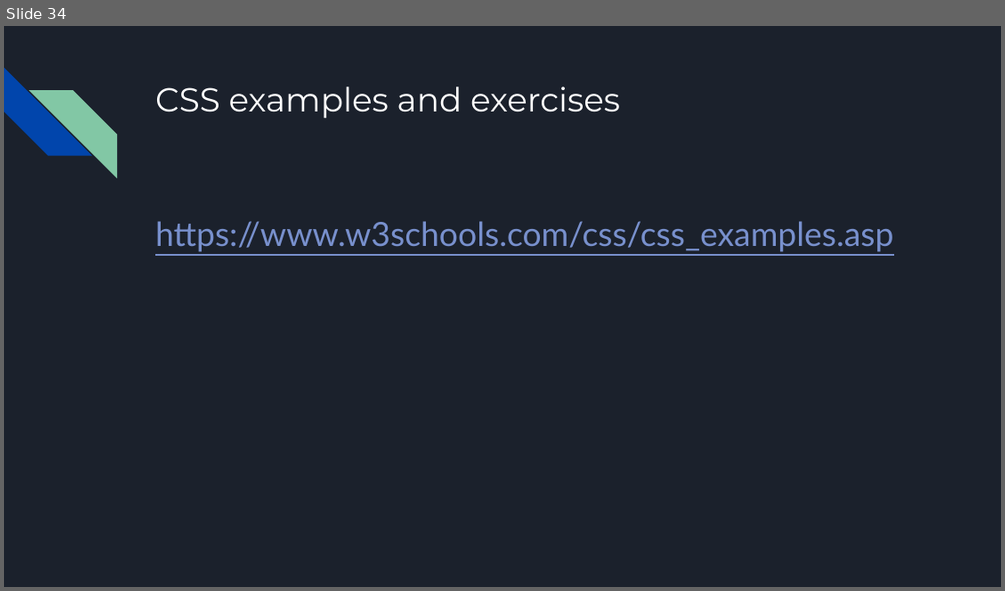
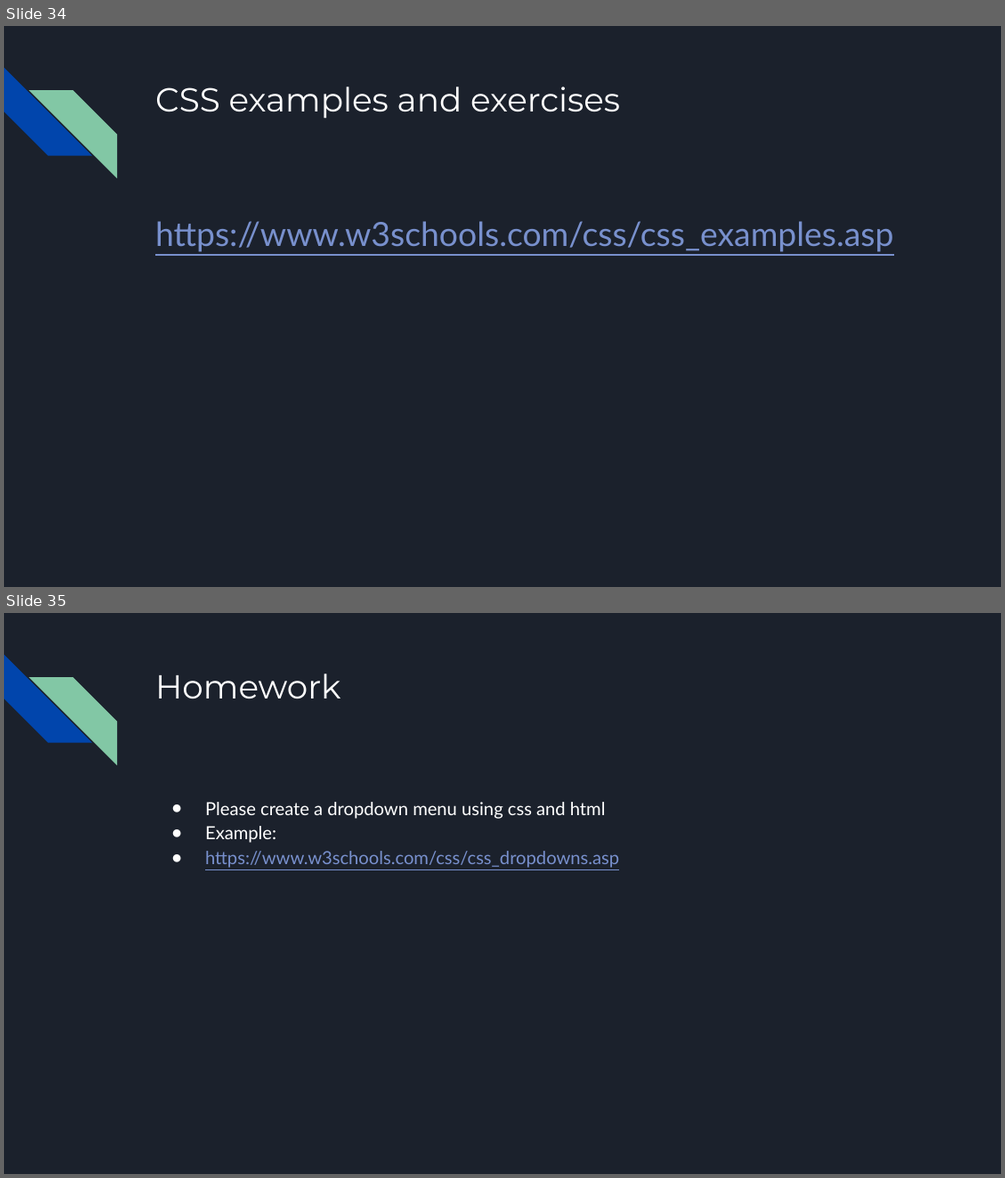
Before and after one commit to bulhard/Client-Side-Scripting-2021, a slide deck: 00 Presentations/03 CSS Basics.pptx. Shown one above the other, each under a label of ours: slide 34 before the commit, slides 34 and 35 after it. The pictures are 1005x591 and 1005x1178 pixels, drawn with LibreOffice and Linux fonts; fonts in the diff are those of the drawing. Boxes give left, top, right and bottom in pixels: in the first picture for what was removed or moved away, otherwise in the second. Text is boxed around its words. In the diff, an @@ line names an element or a change of style, - is before the commit and + after.

```diff
--- a/00 Presentations/03 CSS Basics.pptx
+++ b/00 Presentations/03 CSS Basics.pptx
@@ slide 35 added at (x1=4, y1=613, x2=1001, y2=1174), background #1B212C; not listed: 2 template elements that a slide beside it also shows @@
@@ title added at (x1=155, y1=674, x2=340, y2=698), 24 pt, text #FFFFFF @@
+Homework
@@ text added at (x1=205, y1=802, x2=619, y2=868), 13 pt, text #FFFFFF @@
+● Please create a dropdown menu using css and html
+● Example:
+● https://www.w3schools.com/css/css_dropdowns.asp
```
Also in this commit, not shown: 1 slide changed, 17 other files.
